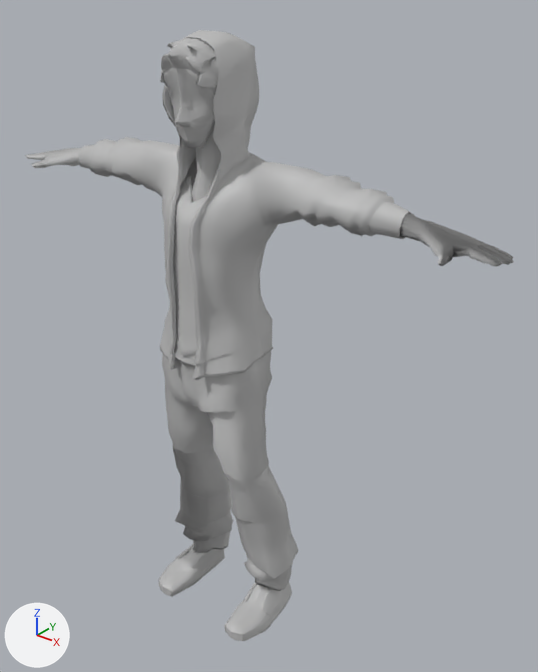
What one commit did to the FBX model Assets/Models/NPC/NPC_male_05.fbx.
Rendered twice from a camera (50 mm lens) standing at (0.0863, -0.0929, 0.1247) and looking at (0.0061, 0.0074, 0.0625). Arrows for +X, +Y and +Z are at lower left; the lights stay in place. Where no turn or scale is listed for an object, it has been applied to the vertices.

Before the edit, the objects in view are built like this:
```python
ob_arm_left = bpy.data.objects.new('Arm_left', me_mesh_007)
ob_arm_left.location = (0.0, 0.0, 0.0)
ob_arm_right = bpy.data.objects.new('Arm_right', me_mesh_006)
ob_arm_right.location = (0.0, 0.0, 0.0)
ob_head_poly = bpy.data.objects.new('Head_poly', me_mesh_004)
ob_head_poly.location = (0.0, 0.0, 0.0)
ob_hoody = bpy.data.objects.new('Hoody', me_mesh_003)
ob_hoody.location = (0.0, 0.0, 0.0)
ob_jeans = bpy.data.objects.new('Jeans', me_mesh)
ob_jeans.location = (0.0, 0.0, 0.0)
ob_shirt = bpy.data.objects.new('Shirt', me_mesh_002)
ob_shirt.location = (0.0, 0.0, 0.0)
ob_shoe_left = bpy.data.objects.new('Shoe_left', me_mesh_005)
ob_shoe_left.location = (0.0, 0.0, 0.0)
ob_shoe_right = bpy.data.objects.new('Shoe_right', me_mesh_001)
ob_shoe_right.location = (0.0, 0.0, 0.0)
```
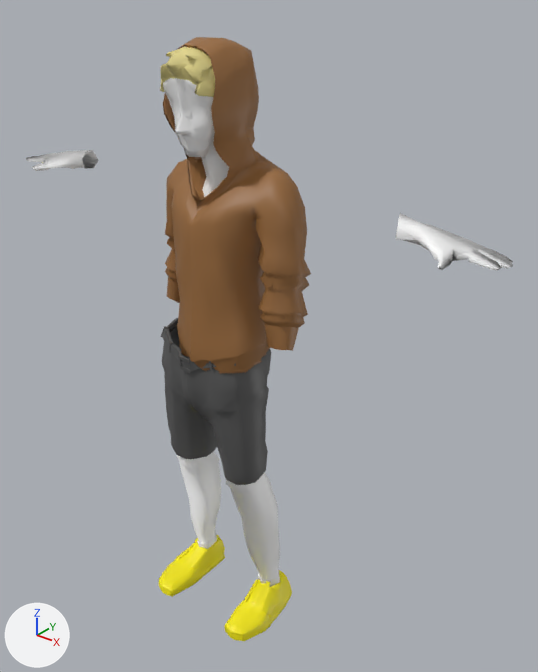
What differs and where, as boxes [x1, y1, x2, y2] in the pictures (538 x 672 px):
'Hoody', deleted: before [79, 30, 415, 380]
'T_Shirt', added (brown): after [163, 37, 311, 373]
'Jeans', deleted: before [162, 330, 299, 591]
'Jeans_withBelt', added: after [160, 318, 271, 485]
'Head_poly', reshaped: before [160, 38, 222, 201]; after [163, 78, 229, 197]
'leg_lower_left', added: after [226, 472, 280, 587]
'Shirt', deleted: before [174, 176, 206, 367]
'Arm_left', recoloured, shading changed, moved (grey to white): before [400, 213, 514, 267]; after [396, 213, 513, 270]
'leg_lower_right', added: after [177, 452, 221, 548]
'Shoe_left', recoloured (grey to yellow): [224, 570, 292, 641] in both
'Shoe_right', recoloured (grey to yellow): [158, 535, 225, 597] in both
'Hair', added (yellow): after [160, 47, 215, 97]
'Arm_right', recoloured, moved (grey to white): before [25, 148, 81, 168]; after [26, 150, 98, 171]

Patch to the scene script:
```diff
--- a/Assets/Models/NPC/NPC_male_05.fbx.py
+++ b/Assets/Models/NPC/NPC_male_05.fbx.py
@@ me_mesh_001 @@
 me_mesh_001.from_pydata(...)  # 421 vertices, 404 faces; spans x -0.0144..-0.0068, y -0.01..0.0088, z -0.0002..0.0073
-me_mesh_001.materials.append(mat_lambert1)  # grey #bcbcbc
+me_mesh_001.materials.append(mat_npc_male_3_shoes)  # yellow #f8eb00
@@ me_mesh_006 @@
 me_mesh_006.from_pydata(...)  # 258 vertices, 250 faces; spans x -0.0528..-0.0347, y -0.005..0.0059, z 0.089..0.0938
-me_mesh_006.materials.append(mat_lambert1)  # grey #bcbcbc
+me_mesh_006.materials.append(mat_npc_male_3_skin)  # white #ffffff
@@ me_mesh_005 @@
 me_mesh_005.from_pydata(...)  # 421 vertices, 404 faces; spans x 0.0065..0.0141, y -0.01..0.0088, z -0.0002..0.0073
-me_mesh_005.materials.append(mat_lambert1)  # grey #bcbcbc
+me_mesh_005.materials.append(mat_npc_male_3_shoes)  # yellow #f8eb00
@@ me_mesh_007 @@
 me_mesh_007.from_pydata(...)  # 258 vertices, 250 faces; spans x 0.0349..0.0529, y -0.005..0.0059, z 0.089..0.0938
-me_mesh_007.materials.append(mat_lambert1)  # grey #bcbcbc
+# me_mesh_007 part 1: its shading normals changed
+me_mesh_007.materials.append(mat_npc_male_3_skin)  # white #ffffff
@@ me_mesh_004 @@
-me_mesh_004.from_pydata(...)  # 284 vertices, 252 faces; spans x -0.0058..0.0058, y -0.009..0.0033, z 0.0902..0.1161
-me_mesh_004.materials.append(mat_lambert1)  # grey #bcbcbc
+me_mesh_004.from_pydata(...)  # 180 vertices, 140 faces; spans x -0.005..0.0069, y -0.0088..0.0051, z 0.0896..0.1124
+# me_mesh_004 part 2: 284 vertices removed from x -0.0058..0.0058, y -0.009..0.0033, z 0.0902..0.1161; 180 vertices added at x -0.005..0.0069, y -0.0088..0.0051, z 0.0896..0.1124
+me_mesh_004.materials.append(mat_npc_male_3_skin)  # white #ffffff
@@ ob_hoody @@
-ob_hoody = bpy.data.objects.new('Hoody', me_mesh_003)
@@ ob_jeans @@
-ob_jeans = bpy.data.objects.new('Jeans', me_mesh)
@@ ob_arm_right @@
 ob_arm_right = bpy.data.objects.new('Arm_right', me_mesh_006)
-ob_arm_right.location = (0.0, 0.0, 0.0)
+ob_arm_right.location = (0.0, 0.0, -0.0005)
@@ ob_arm_left @@
 ob_arm_left = bpy.data.objects.new('Arm_left', me_mesh_007)
-ob_arm_left.location = (0.0, 0.0, 0.0)
+ob_arm_left.location = (0.0, 0.0, -0.0005)
@@ ob_shirt @@
-ob_shirt = bpy.data.objects.new('Shirt', me_mesh_002)
@@ ob_t_shirt @@
+ob_t_shirt = bpy.data.objects.new('T_Shirt', me_mesh_001_1)  # 1294 vertices, 1278 faces; spans x -0.016..0.0192, y -0.0092..0.0101, z 0.0598..0.1159; in mat_npc_male_3_hoody (brown #986a3b)
+ob_t_shirt.location = (0.0, 0.0, 0.0)
@@ ob_leg_lower_left @@
+ob_leg_lower_left = bpy.data.objects.new('leg_lower_left', me_mesh_009)  # 221 vertices, 208 faces; spans x 0.0038..0.0118, y -0.0048..0.0071, z 0.0043..0.0388; in mat_npc_male_3_skin (white #ffffff)
+ob_leg_lower_left.location = (0.0, 0.0, 0.0)
@@ ob_leg_lower_right @@
+ob_leg_lower_right = bpy.data.objects.new('leg_lower_right', me_mesh_008)  # 221 vertices, 208 faces; spans x -0.012..-0.0038, y -0.0048..0.0071, z 0.0043..0.0388; in mat_npc_male_3_skin (white #ffffff)
+ob_leg_lower_right.location = (0.0, 0.0, 0.0)
@@ ob_jeans_withbelt @@
+ob_jeans_withbelt = bpy.data.objects.new('Jeans_withBelt', me_mesh_005_1)  # 986 vertices, 944 faces; spans x -0.011..0.011, y -0.0098..0.0084, z 0.0358..0.065; in mat_hose (dark grey #585858)
+ob_jeans_withbelt.location = (0.0, 0.0, 0.0)
@@ ob_hair @@
+ob_hair = bpy.data.objects.new('Hair', me_mesh_004_1)  # 129 vertices, 112 faces; spans x -0.00509..0.00654, y -0.00993..-0.00056, z 0.1076..0.11505; in mat_npc_male_3_hair (yellow #e5d88c)
+ob_hair.location = (0.0, 0.0, 0.0)
```
